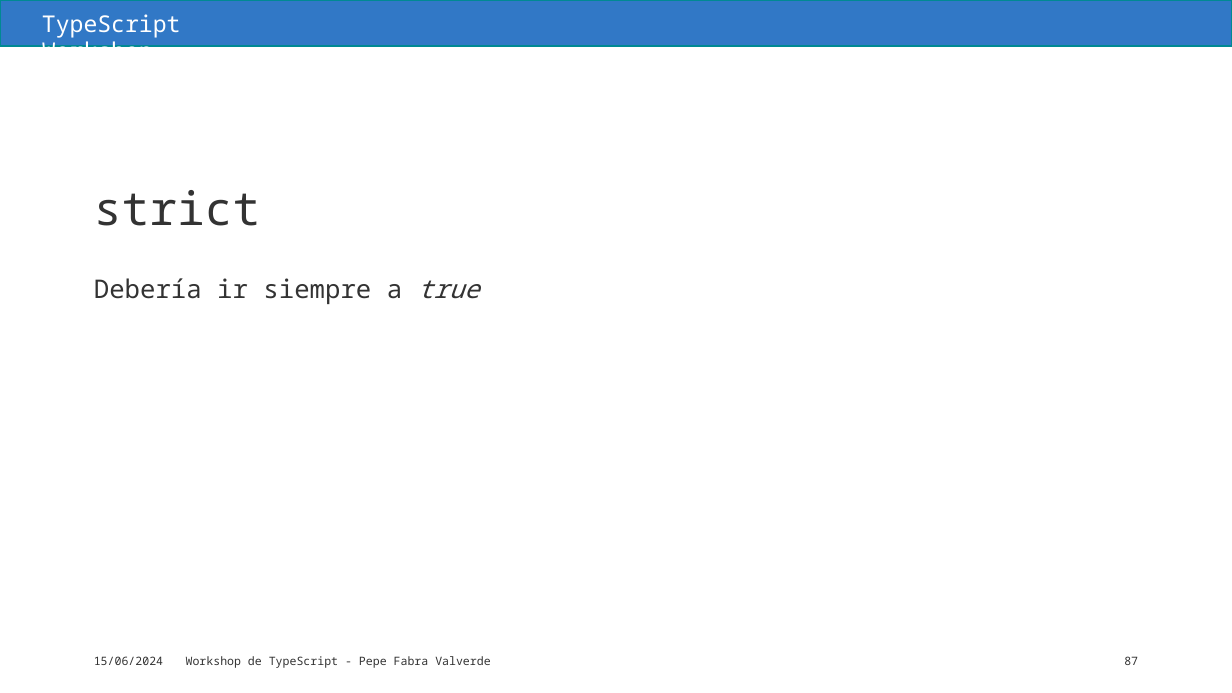
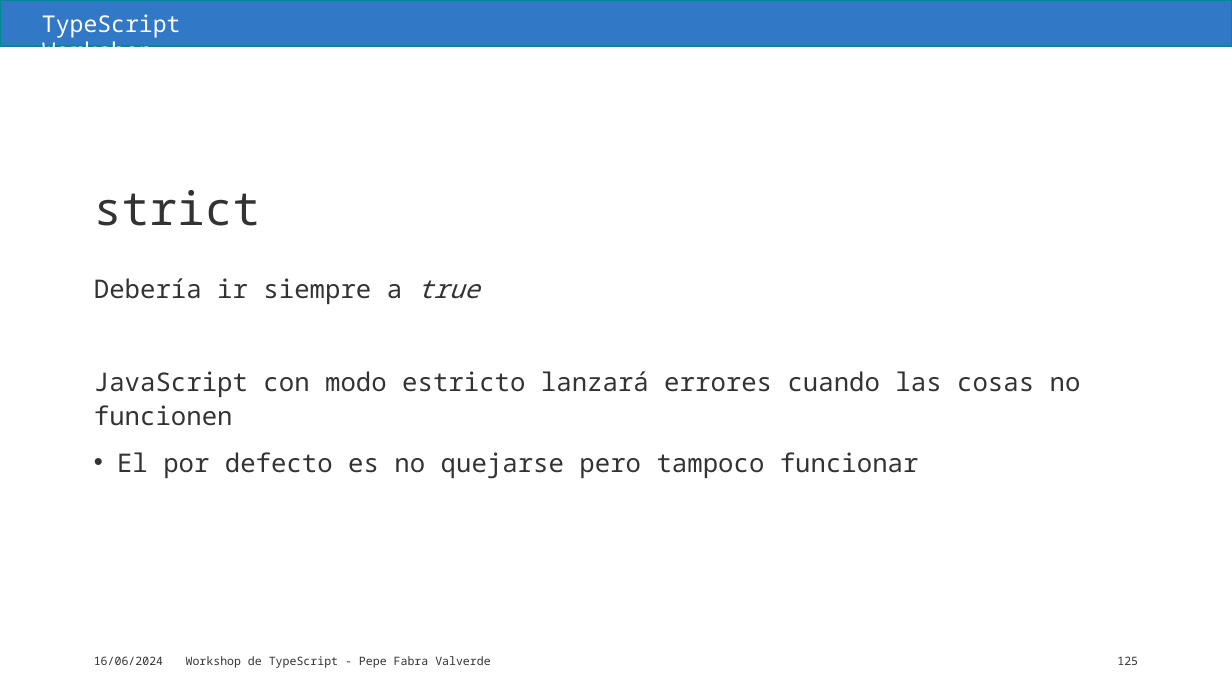
Before and after one commit to jofaval/talks-about, a slide deck: slide 125 of workshops/typescript/typescript-workshop.es.pptx (slide 87 before the commit). Drawn at 1232x693 pixels with LibreOffice and Linux fonts; fonts in the diff are those of the drawing; background and template pictures are left out. Boxes give left, top, right and bottom in pixels: in the first picture for what was removed or moved away, otherwise in the second. Text is boxed around its words. In the diff, an @@ line names an element or a change of style, - is before the commit and + after.

```diff
--- a/workshops/typescript/typescript-workshop.es.pptx
+++ b/workshops/typescript/typescript-workshop.es.pptx
@@ text at [94, 371, 1081, 479]: paragraphs added @@
+JavaScript con modo estricto lanzará errores cuando las cosas no funcionen
+• El por defecto es no quejarse pero tampoco funcionar
@@ text at [94, 656, 163, 665]: text changed @@
-15/06/2024
+16/06/2024
@@ page number at [1117, 656, 1138, 665]: text changed @@
-87
+125
```
Also in this commit, not shown: 158 other slides changed, 57 slides added, 3 other files.
